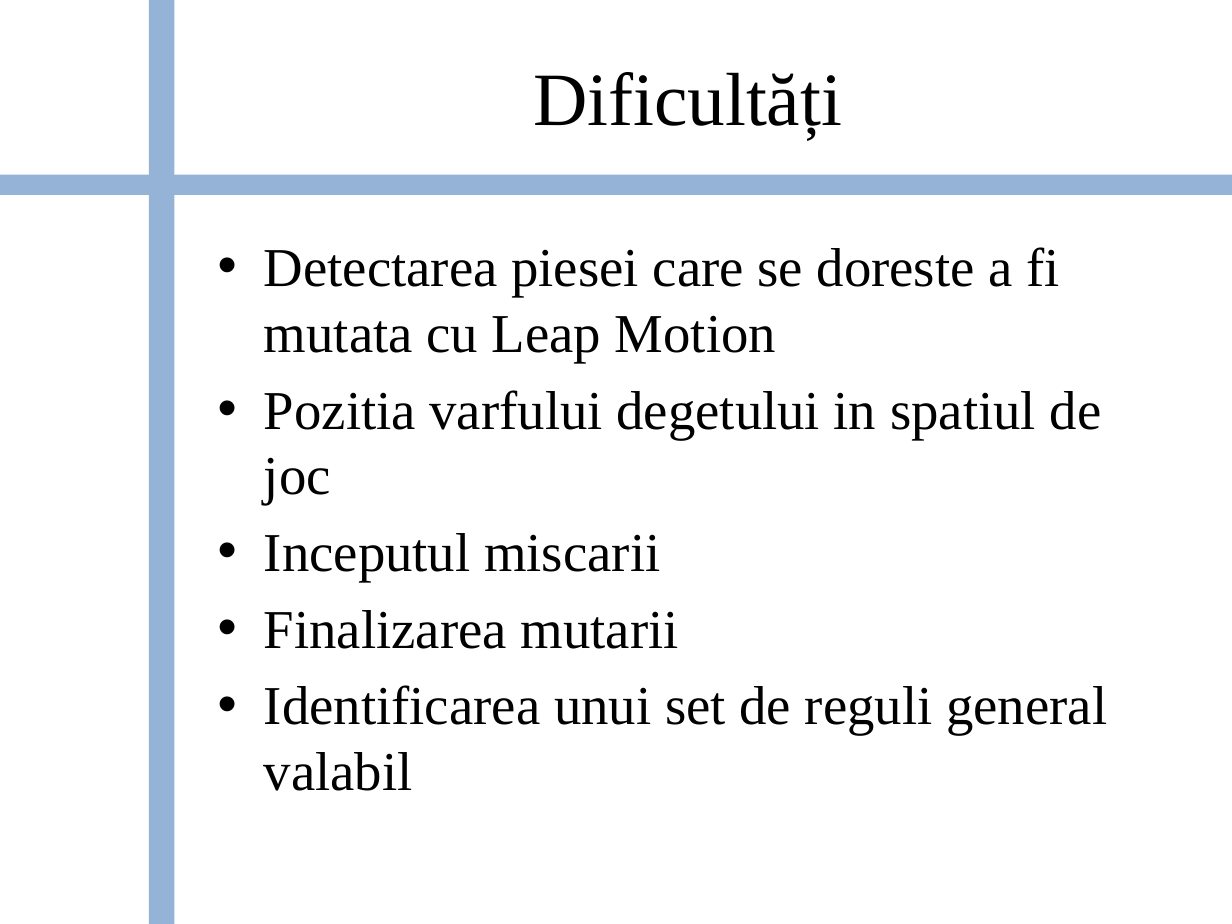
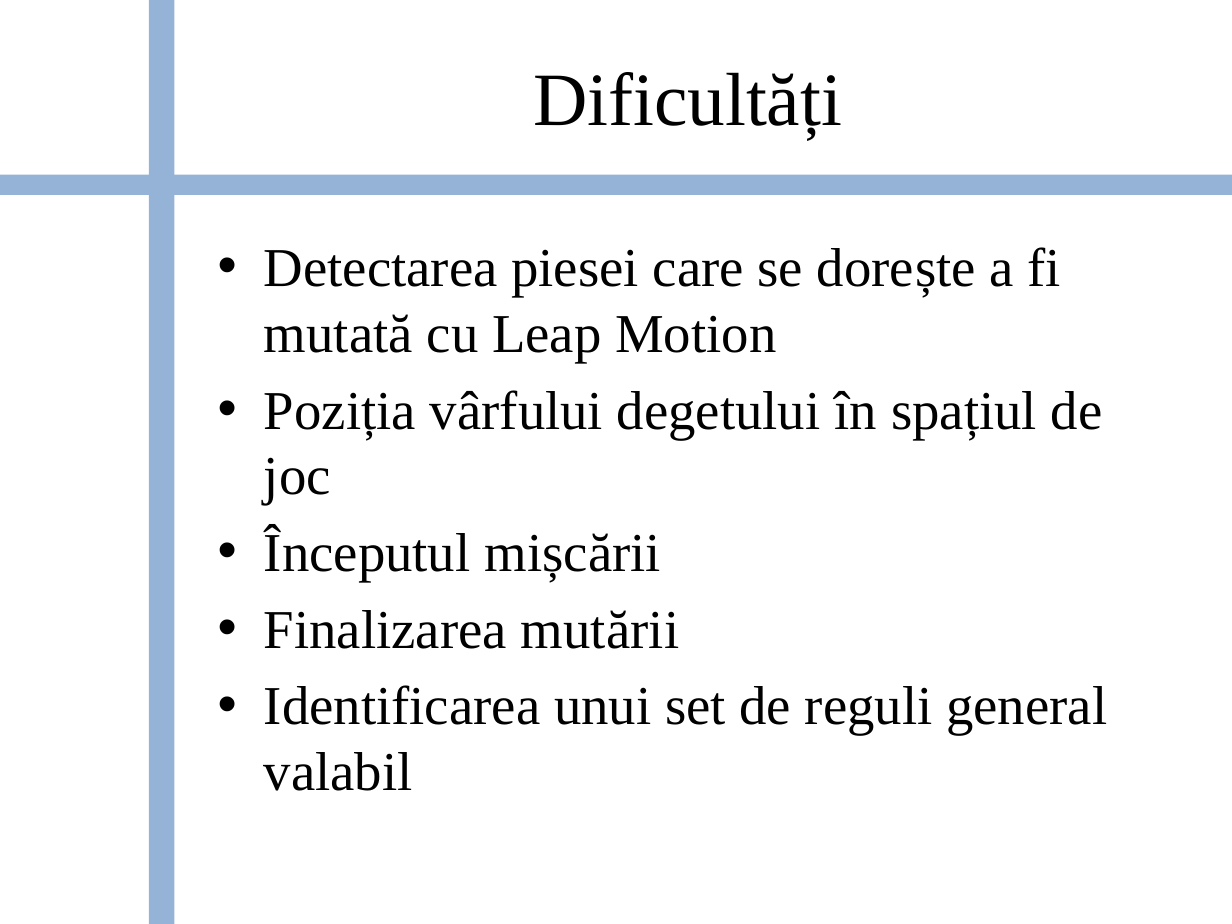
Before and after one commit to bogdanbalau/Unity_3D_Leap, a slide deck: slide 6 of Checkers_Unity_LeapMotion.pptx. Drawn at 1232x924 pixels with LibreOffice and Linux fonts; fonts in the diff are those of the drawing; background and template pictures are left out. Boxes give left, top, right and bottom in pixels: in the first picture for what was removed or moved away, otherwise in the second. Text is boxed around its words. In the diff, an @@ line names an element or a change of style, - is before the commit and + after.

```diff
--- a/Checkers_Unity_LeapMotion.pptx
+++ b/Checkers_Unity_LeapMotion.pptx
@@ text at bbox=[264, 247, 1103, 649]: text changed @@
-• Detectarea piesei care se doreste a fi mutata cu Leap Motion
-• Pozitia varfului degetului in spatiul de joc
-• Inceputul miscarii
-• Finalizarea mutarii
+• Detectarea piesei care se dorește a fi mutată cu Leap Motion
+• Poziția vârfului degetului în spațiul de joc
+• Începutul mișcării
+• Finalizarea mutării
```
Also in this commit, not shown: 10 other slides changed, 1 slide added, 1 other file.
